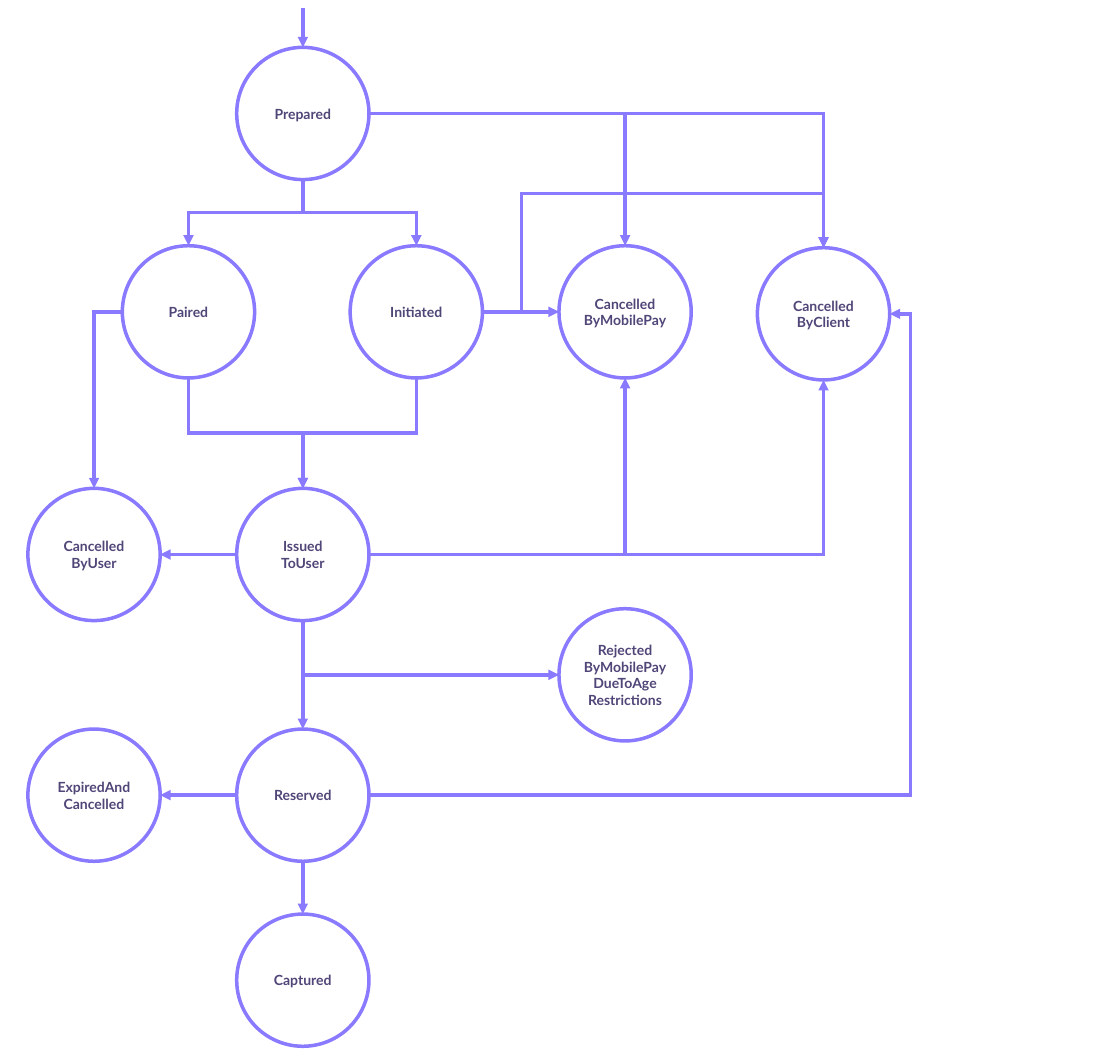
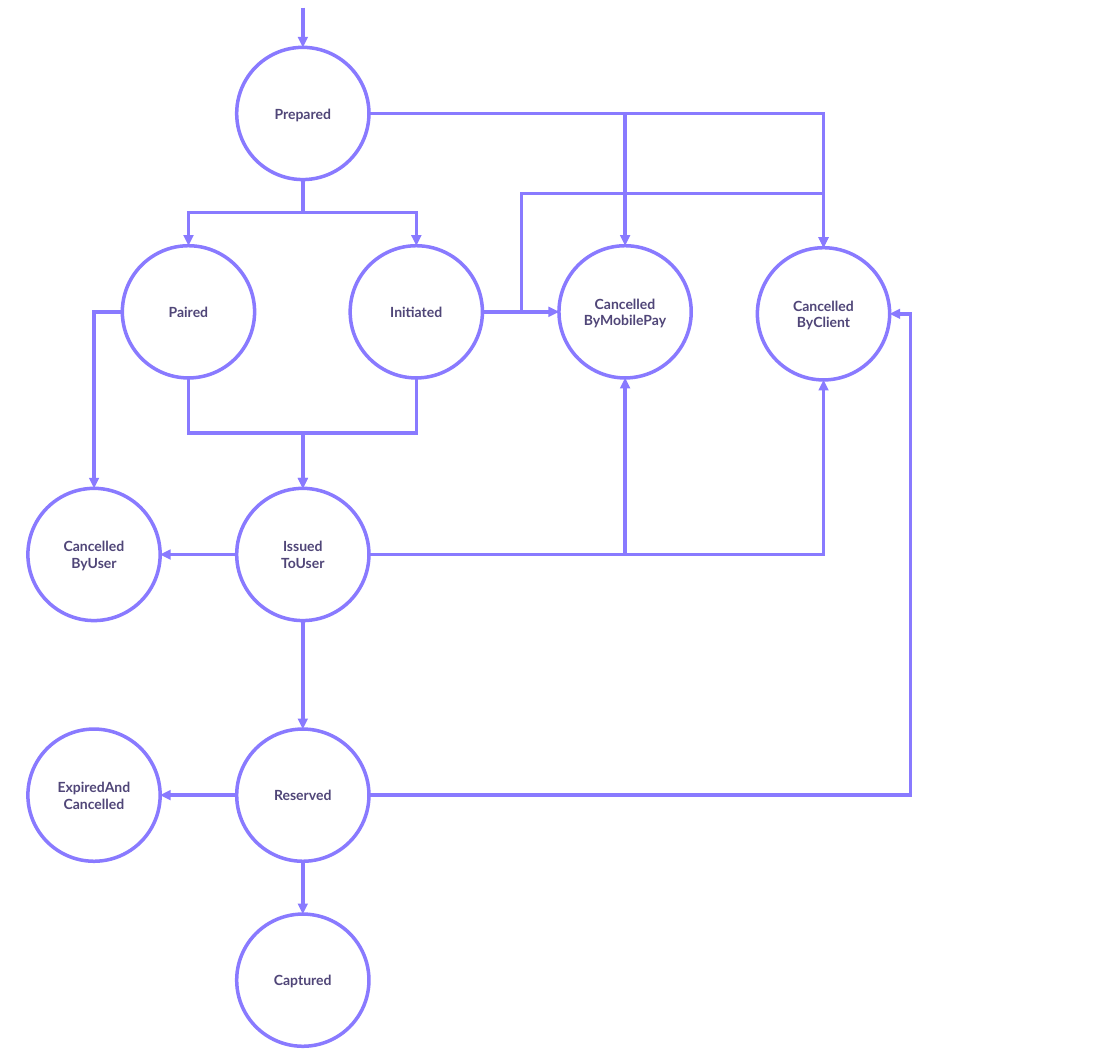
Before and after one commit to fmor5954/MobilePay-PoS-v10, a slide deck: slide 5 of docs/assets/TitaniumFlows.pptx. Drawn at 1120x1058 pixels with LibreOffice and Linux fonts; fonts in the diff are those of the drawing. Boxes give left, top, right and bottom in pixels: in the first picture for what was removed or moved away, otherwise in the second. Text is boxed around its words. In the diff, an @@ line names an element or a change of style, - is before the commit and + after.

```diff
--- a/docs/assets/TitaniumFlows.pptx
+++ b/docs/assets/TitaniumFlows.pptx
@@ elbow arrow removed from (303, 621) to (559, 676) @@
@@ ellipse removed at (559,609,691,741) @@
-Rejected
-ByMobilePay
-DueToAge
-Restrictions
```
Also in this commit, not shown: 1 other slide changed, 2 other files.
